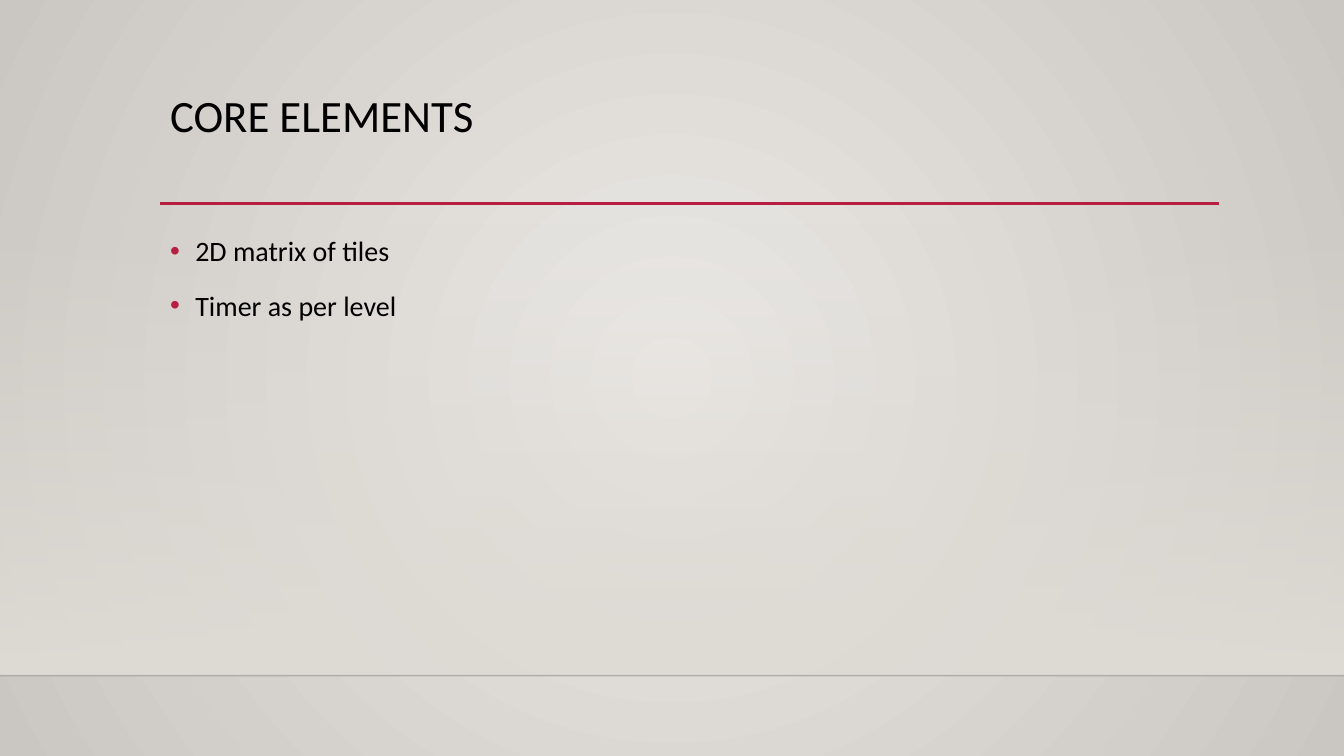
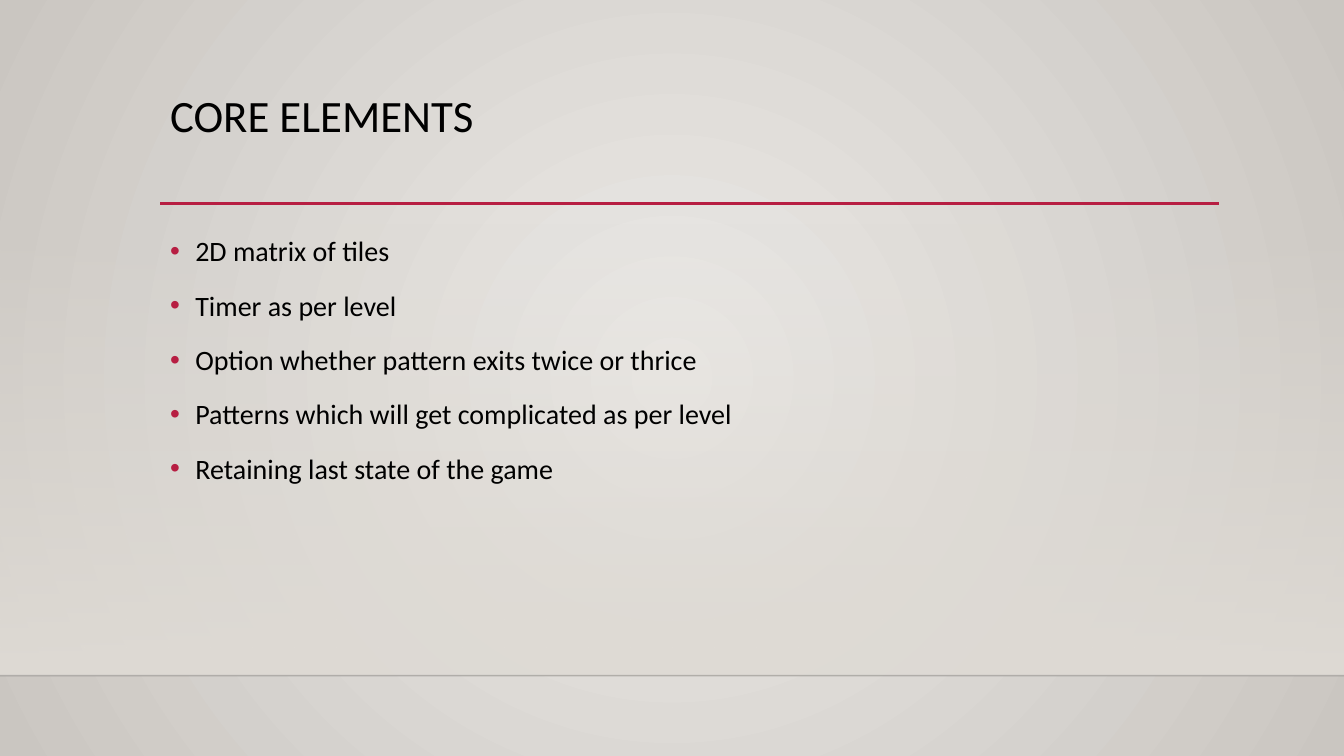
Before and after one commit to saurabhkpathak/CS7059-Tiles, a slide deck: slide 3 of Tiles - Presentation 1.pptx. Drawn at 1344x756 pixels with LibreOffice and Linux fonts; fonts in the diff are those of the drawing; background and template pictures are left out. Boxes give left, top, right and bottom in pixels: in the first picture for what was removed or moved away, otherwise in the second. Text is boxed around its words. In the diff, an @@ line names an element or a change of style, - is before the commit and + after.

```diff
--- a/Tiles - Presentation 1.pptx
+++ b/Tiles - Presentation 1.pptx
@@ text at [195, 350, 732, 484]: paragraphs added @@
+• Option whether pattern exits twice or thrice
+• Patterns which will get complicated as per level
+• Retaining last state of the game
```
Also in this commit, not shown: 1 other slide changed, 1 slide added.
